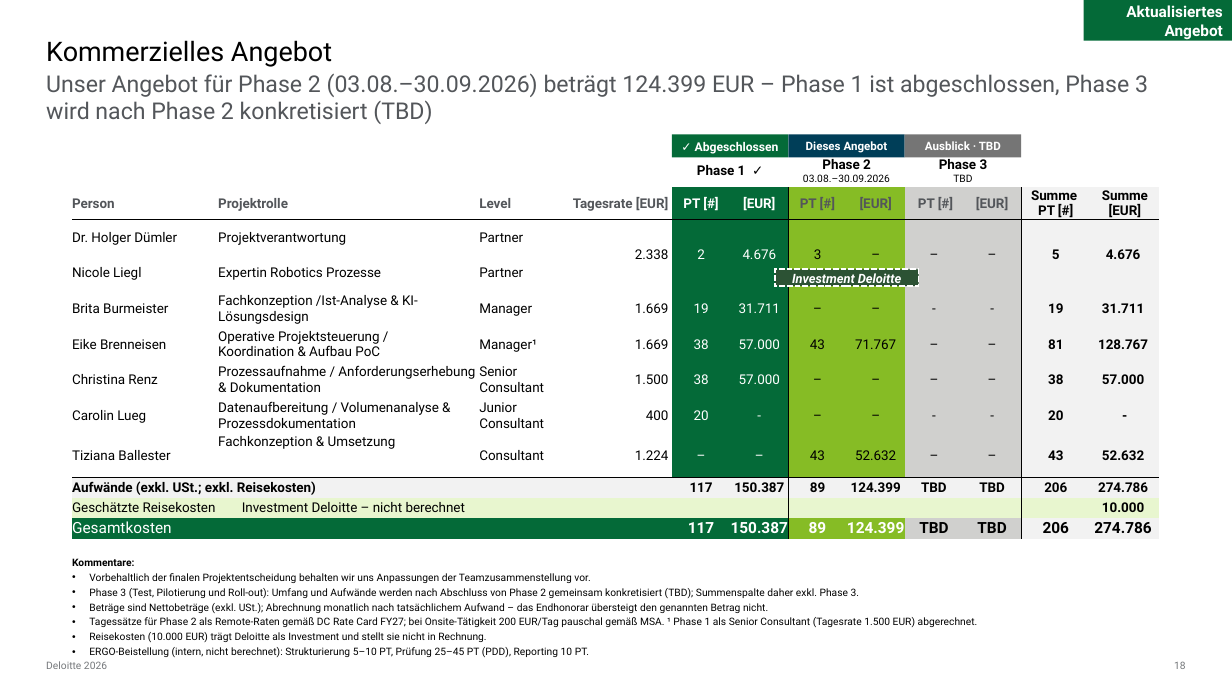
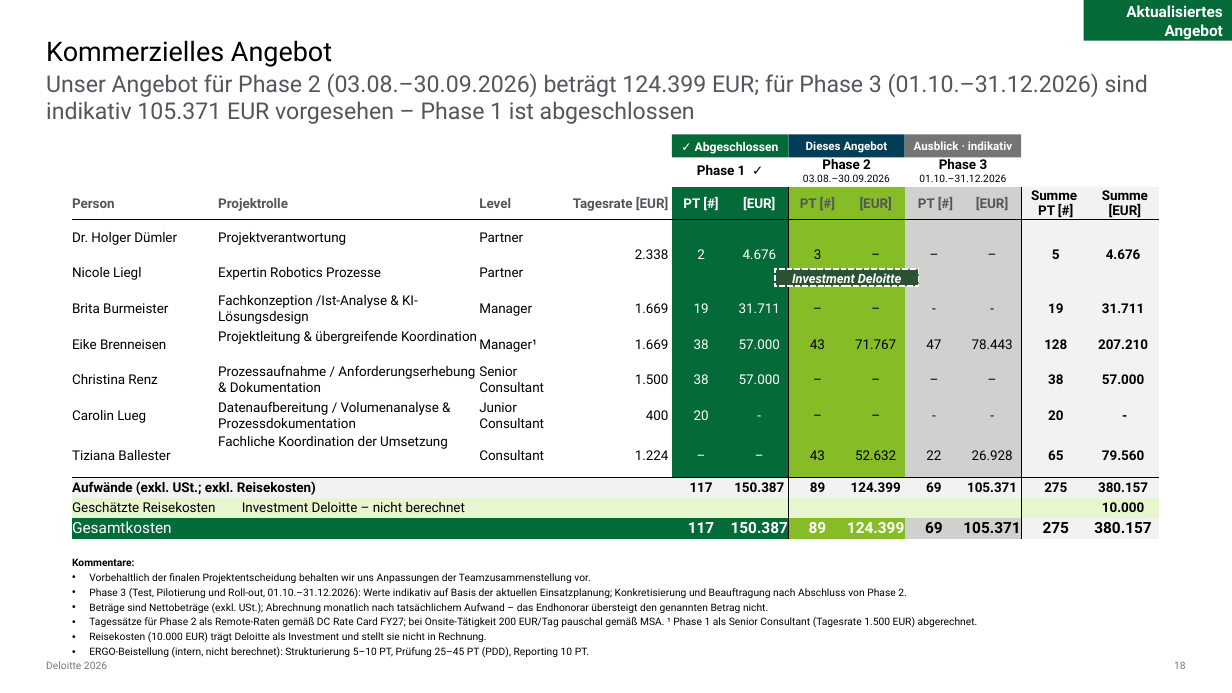
Before and after one commit to brenneisen-e/01_ki-arbeitsplatz, a slide deck: slide 18 of Bestandsuebertragung/kontextdokumente/20260702_ERGO_HR Sales_Makler meets KI_Angebot Deloitte_vworking.pptx. Drawn at 1232x693 pixels with LibreOffice and Linux fonts; fonts in the diff are those of the drawing. Boxes give left, top, right and bottom in pixels: in the first picture for what was removed or moved away, otherwise in the second. Text is boxed around its words. In the diff, an @@ line names an element or a change of style, - is before the commit and + after.

```diff
--- a/Bestandsuebertragung/kontextdokumente/20260702_ERGO_HR Sales_Makler meets KI_Angebot Deloitte_vworking.pptx
+++ b/Bestandsuebertragung/kontextdokumente/20260702_ERGO_HR Sales_Makler meets KI_Angebot Deloitte_vworking.pptx
@@ text at box(46, 73, 1148, 124): text changed @@
-Unser Angebot für Phase 2 (03.08.–30.09.2026) beträgt 124.399 EUR – Phase 1 ist abgeschlossen, Phase 3 wird nach Phase 2 konkretisiert (TBD)
+Unser Angebot für Phase 2 (03.08.–30.09.2026) beträgt 124.399 EUR; für Phase 3 (01.10.–31.12.2026) sind indikativ 105.371 EUR vorgesehen – Phase 1 ist abgeschlossen
@@ table at box(72, 135, 1160, 537) @@
-row 2, column 10: Phase 3 / TBD
+row 2, column 10: Phase 3 / 01.10.–31.12.2026
-row 7: Eike Brenneisen | Operative Projektsteuerung / / Koordination & Aufbau PoC |  | Manager¹ | 1.669 | 38 | 57.000 | 43 | 71.767 | – | – | 81 | 128.767
+row 7: Eike Brenneisen | Projektleitung & übergreifende Koordination |  | Manager¹ | 1.669 | 38 | 57.000 | 43 | 71.767 | 47 | 78.443 | 128 | 207.210
-row 10: Tiziana Ballester | Fachkonzeption & Umsetzung |  | Consultant | 1.224 | – | – | 43 | 52.632 | – | – | 43 | 52.632
+row 10: Tiziana Ballester | Fachliche Koordination der Umsetzung |  | Consultant | 1.224 | – | – | 43 | 52.632 | 22 | 26.928 | 65 | 79.560
-row 11: Aufwände (exkl. USt.; exkl. Reisekosten) |  |  |  |  | 117 | 150.387 | 89 | 124.399 | TBD | TBD | 206 | 274.786
+row 11: Aufwände (exkl. USt.; exkl. Reisekosten) |  |  |  |  | 117 | 150.387 | 89 | 124.399 | 69 | 105.371 | 275 | 380.157
-row 13: Gesamtkosten |  |  |  |  | 117 | 150.387 | 89 | 124.399 | TBD | TBD | 206 | 274.786
+row 13: Gesamtkosten |  |  |  |  | 117 | 150.387 | 89 | 124.399 | 69 | 105.371 | 275 | 380.157
@@ text in rectangle at box(914, 141, 1012, 150): text changed @@
-Ausblick · TBD
+Ausblick · indikativ
@@ text at box(89, 588, 906, 598): text changed @@
-• Phase 3 (Test, Pilotierung und Roll-out): Umfang und Aufwände werden nach Abschluss von Phase 2 gemeinsam konkretisiert (TBD); Summenspalte daher exkl. Phase 3.
+• Phase 3 (Test, Pilotierung und Roll-out, 01.10.–31.12.2026): Werte indikativ auf Basis der aktuellen Einsatzplanung; Konkretisierung und Beauftragung nach Abschluss von Phase 2.
```
Also in this commit, not shown: 5 other slides changed.
